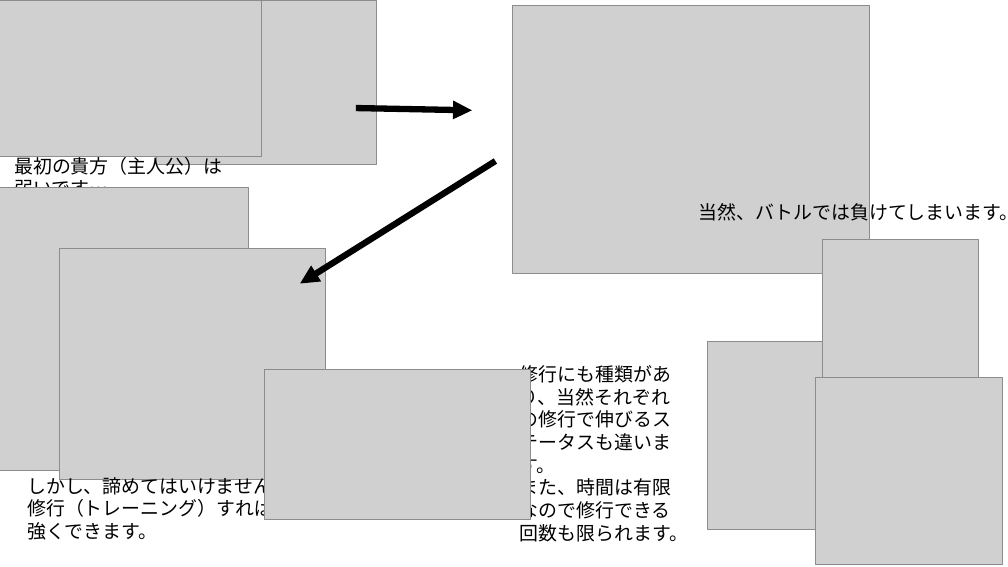
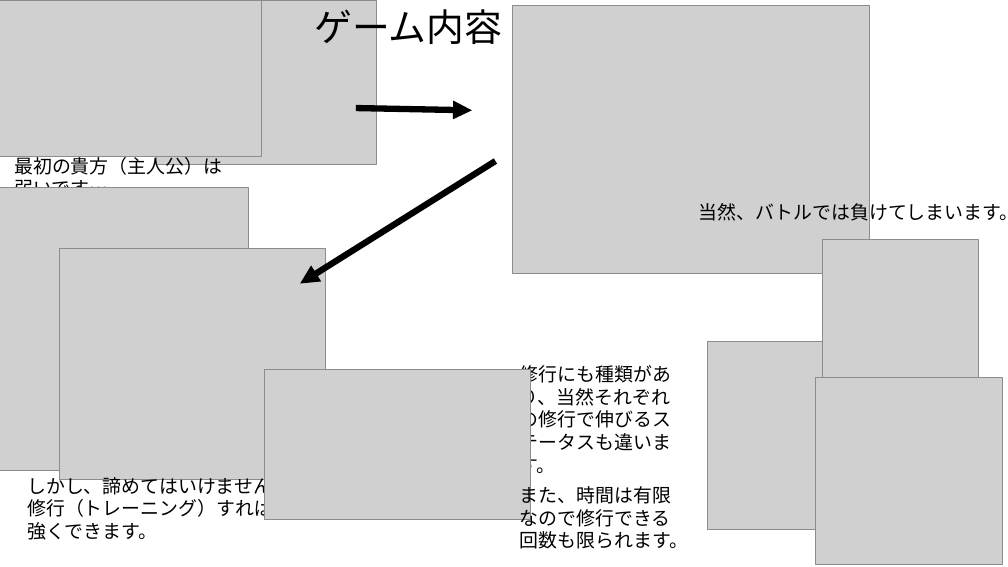
Before and after one commit to nkc20236093/kikaku, a slide deck: slide 2 of kikaku_3_discord内のプレゼン/7月17日/格闘ゲーム×育成.pptx. Drawn at 1008x567 pixels with LibreOffice and Linux fonts; fonts in the diff are those of the drawing; grey boxes stand for pictures. Boxes give left, top, right and bottom in pixels: in the first picture for what was removed or moved away, otherwise in the second. Text is boxed around its words. In the diff, an @@ line names an element or a change of style, - is before the commit and + after.

Commit message:
更新_discord内のプレゼン

```diff
--- a/kikaku_3_discord内のプレゼン/7月17日/格闘ゲーム×育成.pptx
+++ b/kikaku_3_discord内のプレゼン/7月17日/格闘ゲーム×育成.pptx
@@ text added at bbox=[315, 3, 503, 52], 36 pt, text #000000 @@
+ゲーム内容
@@ text at bbox=[520, 475, 688, 542]: paragraph removed @@
-また、時間は有限なので修行できる回数も限られます。
@@ text added at bbox=[520, 482, 688, 549], 18 pt, text #000000 @@
+また、時間は有限なので修行できる回数も限られます。
```
